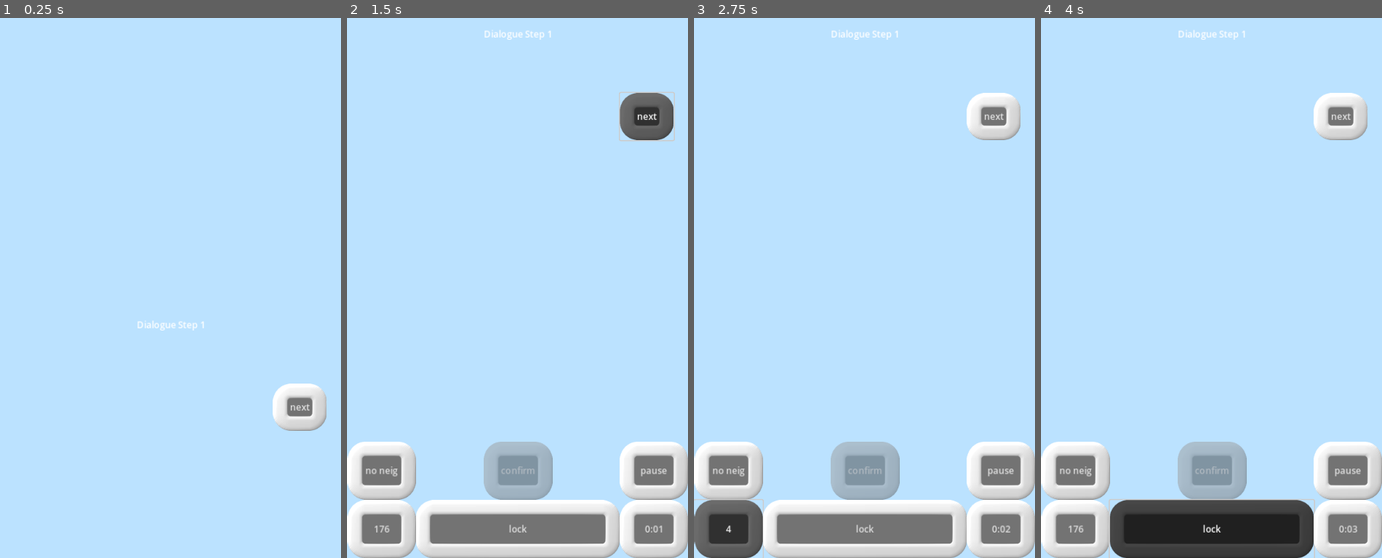
Above: before the commit, frames 1-4 (left to right).
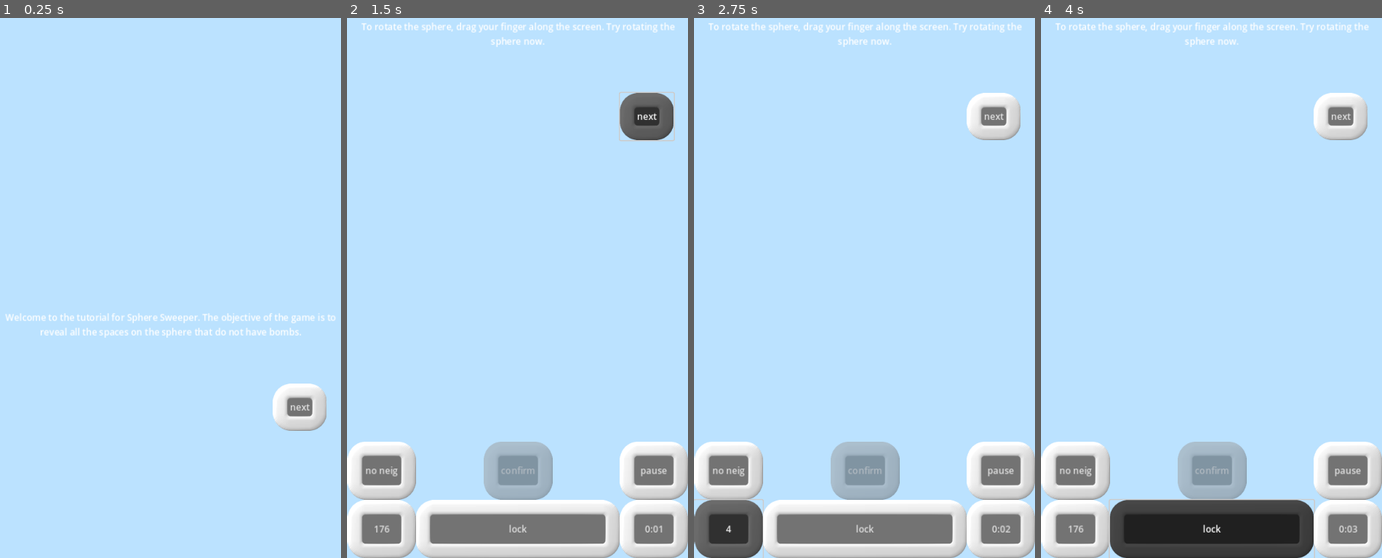
Above: after the commit, the same moments.

Repository: WalynC/sphereSweeperGodot
Game: Godot game, scene res://mainScenes/tutorial.tscn
Same seed, same stepped clock (60 frames per second), same inputs: the game is played once before the commit and once after it. This scene is started directly instead of the project's main scene. Sound files missing from this copy of the repository are replaced by a short silence.
Inputs:
- Up to frame 1 (0.25 s): no input
- Up to frame 2 (1.5 s): click "next" at 0.5 s; click "next" at 1.25 s
- Up to frame 3 (2.75 s): click "176" at 2 s
- Up to frame 4 (4 s): click "4" at 2.75 s; click "lock" at 3.5 s

The runs differ from the first frame. In frame 1, 1.1% of the frame differs, in the area x 1-99%, y 54-60%; in frame 2, 0.7%; in frame 3, 0.7%; in frame 4, 0.7%.

Commit message:
Continues work on tutorial
First steps up to initial board reveal added and working

Diff:
--- a/mainScenes/tutorial.tscn
+++ b/mainScenes/tutorial.tscn
@@ -1,14 +1,15 @@
-[gd_scene load_steps=46 format=3 uid="uid://c3j18nni4wkf7"]
+[gd_scene load_steps=50 format=3 uid="uid://c3j18nni4wkf7"]
 
 [ext_resource type="Script" path="res://scripts/GameManager.gd" id="1_tnfhq"]
 [ext_resource type="Environment" uid="uid://cjlyjiv35f4y3" path="res://environmentNormal.tres" id="2_o1heu"]
-[ext_resource type="Script" path="res://scripts/Controls.gd" id="3_frx3a"]
+[ext_resource type="Script" path="res://scripts/tutorial/TutorialControls.gd" id="3_lnfho"]
 [ext_resource type="Material" uid="uid://b33iutaojgfki" path="res://boardMaterial.tres" id="4_jlrgy"]
 [ext_resource type="Material" uid="uid://dxfngky0b820a" path="res://iconMat.tres" id="5_3gfps"]
 [ext_resource type="Material" uid="uid://bjf7ju8dgqwi1" path="res://glowShader.tres" id="6_et1kc"]
 [ext_resource type="Script" path="res://scripts/GlowSphere.gd" id="7_ojxuq"]
 [ext_resource type="Script" path="res://scripts/SelectIndicator.gd" id="8_d3qi8"]
 [ext_resource type="Texture2D" uid="uid://85dhyno4g68b" path="res://selectEffect.png" id="9_wtc3v"]
+[ext_resource type="Script" path="res://scripts/tutorial/TutorialIndicator.gd" id="10_h2jcx"]
 [ext_resource type="Script" path="res://scripts/Timer.gd" id="10_o8y3b"]
 [ext_resource type="PackedScene" uid="uid://bo5ntnh4m0fh2" path="res://visualThemes/visual_loader.tscn" id="11_2clgv"]
 [ext_resource type="Shader" path="res://uiblur.gdshader" id="12_dvn5q"]
@@ -35,6 +36,9 @@
 [ext_resource type="AudioStream" uid="uid://blx7bqr1tl2xm" path="res://Sounds/wind woosh loop.ogg" id="34_52dg4"]
 [ext_resource type="Script" path="res://scripts/tutorial/TutorialMode.gd" id="35_t3qiy"]
 [ext_resource type="Script" path="res://scripts/tutorial/DialogueStep.gd" id="36_axjuh"]
+[ext_resource type="Script" path="res://scripts/tutorial/RotateStep.gd" id="36_hceoi"]
+[ext_resource type="Script" path="res://scripts/tutorial/ZoomStep.gd" id="37_vms3l"]
+[ext_resource type="Script" path="res://scripts/tutorial/SelectStep.gd" id="38_2x61c"]
 
 [sub_resource type="ArrayMesh" id="ArrayMesh_jt1kb"]
 
@@ -86,7 +90,7 @@
 environment = ExtResource("2_o1heu")
 
 [node name="Controls" type="Node3D" parent="." node_paths=PackedStringArray("gm", "pivot")]
-script = ExtResource("3_frx3a")
+script = ExtResource("3_lnfho")
 gm = NodePath("..")
 pivot = NodePath("../WorldPivot")
 
@@ -138,6 +142,19 @@
 material_override = SubResource("StandardMaterial3D_fihdx")
 mesh = SubResource("ArrayMesh_cy6in")
 
+[node name="TutorialIndicator" type="Node3D" parent="WorldPivot" node_paths=PackedStringArray("inner", "outer")]
+script = ExtResource("10_h2jcx")
+inner = NodePath("inner")
+outer = NodePath("outer")
+
+[node name="inner" type="MeshInstance3D" parent="WorldPivot/TutorialIndicator"]
+material_override = SubResource("StandardMaterial3D_fihdx")
+mesh = SubResource("ArrayMesh_hijw3")
+
+[node name="outer" type="MeshInstance3D" parent="WorldPivot/TutorialIndicator"]
+material_override = SubResource("StandardMaterial3D_fihdx")
+mesh = SubResource("ArrayMesh_cy6in")
+
 [node name="Timer" type="Node" parent="." node_paths=PackedStringArray("gm")]
 script = ExtResource("10_o8y3b")
 gm = NodePath("..")
@@ -202,6 +219,7 @@
 text = "test"
 horizontal_alignment = 1
 vertical_alignment = 1
+autowrap_mode = 2
 
 [node name="Button" type="Button" parent="ControlRoot/game_ui/tutorialBox"]
 layout_mode = 1
@@ -258,9 +276,37 @@
 tutorialStepContainer = NodePath(".")
 instructionsText = NodePath("../ControlRoot/game_ui/tutorialBox/tutorialText")
 
-[node name="DialogueStep" type="Node" parent="Tutorial" node_paths=PackedStringArray("button")]
+[node name="intro" type="Node" parent="Tutorial" node_paths=PackedStringArray("button")]
 script = ExtResource("36_axjuh")
 button = NodePath("../../ControlRoot/game_ui/tutorialBox/Button")
-instructions = "Dialogue Step 1"
+instructions = "Welcome to the tutorial for Sphere Sweeper. The objective of the game is to reveal all the spaces on the sphere that do not have bombs."
+
+[node name="RotateStep" type="Node" parent="Tutorial" node_paths=PackedStringArray("pivot")]
+script = ExtResource("36_hceoi")
+pivot = NodePath("../../WorldPivot")
+instructions = "To rotate the sphere, drag your finger along the screen. Try rotating the sphere now."
+
+[node name="ZoomStep" type="Node" parent="Tutorial" node_paths=PackedStringArray("zoomTarget", "controls")]
+script = ExtResource("37_vms3l")
+zoomTarget = NodePath("../../Camera3D")
+controls = NodePath("../../Controls")
+req = 10.0
+instructions = "To zoom, first touch the screen with two fingers. Moving your fingers closer together will zoom out, and moving them further apart will zoom in. Try zooming in and out now."
+
+[node name="beginExplain" type="Node" parent="Tutorial" node_paths=PackedStringArray("button")]
+script = ExtResource("36_axjuh")
+button = NodePath("../../ControlRoot/game_ui/tutorialBox/Button")
+instructions = "The game begins when you reveal a space. In this tutorial, you will be instructed as to which space to reveal first, but in a normal game you can reveal any space you want."
+
+[node name="SelectStep" type="Node" parent="Tutorial" node_paths=PackedStringArray("controls")]
+script = ExtResource("38_2x61c")
+movesNeeded = Array[int]([110])
+controls = NodePath("../../Controls")
+textVariants = Array[String](["To reveal a space, tap the space. A space has been indicated by a green glow, try revealing that space now. If you cannot see the space, rotate the sphere until you find it.", "To reveal a space, tap the space twice. A space has been indicated by a green glow, try revealing that space now. If you cannot see the space, rotate the sphere until you find it.", "To reveal a space, first tap the space you want to reveal, then press the Confirm button on the screen. A space has been indicated by a green glow, try revealing that space now. If you cannot see the space, rotate the sphere until you find it."])
+
+[node name="revealExplain" type="Node" parent="Tutorial" node_paths=PackedStringArray("button")]
+script = ExtResource("36_axjuh")
+button = NodePath("../../ControlRoot/game_ui/tutorialBox/Button")
+instructions = "When you reveal a space, the amount of bombs hidden around that space will be displayed. If there are no bombs nearby, all of the spaces neighboring it will be revealed!"
 
 [connection signal="again_button" from="ControlRoot/win_screen" to="." method="reset_game"]
--- a/scripts/Controls.gd
+++ b/scripts/Controls.gd
@@ -4,7 +4,6 @@
 
 @export var gm: Node3D
 @export var pivot: Node3D
-@export var confirmButton: CanvasItem
 
 var cam
 var touch_points = {}
@@ -19,6 +18,9 @@
 
 var triangleHit = -1
 var previousTriangleHit = -1
+
+var minZoom = 10
+var maxZoom = 150
 
 var flag = false
 var neighborSelect = 0
@@ -45,7 +47,7 @@
 	if Input.is_action_pressed("scroll_down"): cam.fov -=1
 	if Input.is_action_pressed("scroll_up"): cam.fov +=1
 	rotated = false
-	cam.fov = clamp(cam.fov, 10, 150)
+	cam.fov = clamp(cam.fov, minZoom, maxZoom)
 
 func _unhandled_input(event):
 	if event is InputEventScreenTouch:
@@ -89,7 +91,7 @@
 		var curDist = touch_point_positions[0].distance_to(touch_point_positions[1])
 		var zoom_factor = start_distance/curDist
 		var fov = start_zoom/zoom_factor
-		fov = clamp(fov, 10, 150)
+		fov = clamp(fov, minZoom, maxZoom)
 		cam.fov = fov
 
 func CompleteTap():
--- a/scripts/tutorial/RotateStep.gd
+++ b/scripts/tutorial/RotateStep.gd
@@ -2,7 +2,7 @@
 class_name RotateStep
 
 @export var pivot : Node3D
-var angleReq = 45.0
+@export var angleReq : int = 60
 var initial : Quaternion
 
 func Begin():
--- a/scripts/tutorial/SelectStep.gd
+++ b/scripts/tutorial/SelectStep.gd
@@ -8,9 +8,9 @@
 func Begin():
 	controls.allowSelect = true
 	controls.selectStep = self
-	#turn on glow if needed
+	#turn on button glow if needed
 	for i in movesNeeded:
-		pass #indicate tutorial spaces
+		TutorialIndicator.tutorialInst.Indicate(GameManager.instance.board.triangles[i])
 
 func Check():
 	if movesNeeded.size() == 0: End()
@@ -20,7 +20,7 @@
 	controls.selectStep = null
 	#activate timer if timer is not on
 	#turn off glow if needed
-	#end tutorial indicator
+	TutorialIndicator.tutorialInst.EndIndicate()
 	super.End()
 
 func GetText():
--- a/scripts/tutorial/TutorialControls.gd
+++ b/scripts/tutorial/TutorialControls.gd
@@ -5,6 +5,8 @@
 var allowSelect = true
 var selectStep = null
 var tapStep = null
+
+@export var test : int
 
 func handle_touch(event: InputEventScreenTouch):
 	if event.pressed:
@@ -20,12 +22,12 @@
 		if (allowSelect):
 			var endHit = GetTriangleHit(event.position)
 			if (triangleHit == endHit):
-				if (selectStep != null && selectStep.movesNeeded.contains(triangleHit)):
+				if (selectStep != null && selectStep.movesNeeded.has(triangleHit)):
 					CompleteTap()
-				elif (tapStep != null && tapStep.movesNeeded.contains(triangleHit)):
-					tapStep.movesNeeded.Remove(triangleHit)
+				elif (tapStep != null && tapStep.movesNeeded.has(triangleHit)):
+					tapStep.movesNeeded.erase(triangleHit)
 					tapStep.Check()
-
+					VisualTheme.instance.buttonPress.play()
 			touch_points.erase(event.index)
 
 	if touch_points.size() == 2:
@@ -40,6 +42,8 @@
 	GameManager.instance.glowMesh.Add(GameManager.instance.board.triangles[triangleHit], {GameManager.instance.board.triangles[triangleHit]:null})
 	if flag:
 		Flag()
+		selectStep.movesNeeded.erase(triangleHit) #we are on a flag step, so remove flag
+		selectStep.Check()
 		VisualTheme.instance.buttonPress.play()
 	else:
 		SelectIndicator.inst.EndIndicate()
@@ -64,4 +68,6 @@
 	if (triangleHit == -1): return
 	Select()
 	previousTriangleHit = -1
+	selectStep.movesNeeded.erase(triangleHit)
+	selectStep.Check()
 	SelectIndicator.inst.EndIndicate()
--- a/scripts/tutorial/TutorialIndicator.gd
+++ b/scripts/tutorial/TutorialIndicator.gd
@@ -1,2 +1,25 @@
 extends SelectIndicator
 class_name TutorialIndicator
+
+static var tutorialInst
+
+func _ready():
+	tutorialInst = self
+	innerArrays = []
+	innerArrays.resize(Mesh.ARRAY_MAX)
+	outerArrays = []
+	outerArrays.resize(Mesh.ARRAY_MAX)
+	var uvs : PackedVector2Array
+	uvs.resize(36)
+	for i in range(0,6):
+		uvs[0 + (6 * i)] = Vector2(0, 1);
+		uvs[1 + (6 * i)] = Vector2(1, 1);
+		uvs[2 + (6 * i)] = Vector2(0, 0);
+		uvs[3 + (6 * i)] = Vector2(0, 0);
+		uvs[4 + (6 * i)] = Vector2(1, 1);
+		uvs[5 + (6 * i)] = Vector2(1, 0)
+	var tris : PackedInt32Array
+	tris.resize(36)
+	for i in range(0,36): tris[i]=i
+	innerArrays[Mesh.ARRAY_TEX_UV] = uvs
+	innerArrays[Mesh.ARRAY_INDEX] = tris
--- a/scripts/tutorial/ZoomStep.gd
+++ b/scripts/tutorial/ZoomStep.gd
@@ -8,7 +8,7 @@
 var inReq
 var zoomedIn = false
 var zoomedOut = false
-var req = 3.0
+@export var req : float = 3.0
 
 func Begin():
 	checkUpdate = true
@@ -17,6 +17,6 @@
 	inReq = clampf(start - req, controls.minZoom, controls.maxZoom)
 
 func Check():
-	zoomedOut |= zoomTarget.fov <= inReq
-	zoomedIn |= zoomTarget.fov >= outReq
+	zoomedIn = zoomedIn || (zoomTarget.fov <= inReq)
+	zoomedOut = zoomedOut || (zoomTarget.fov >= outReq)
 	if (zoomedOut && zoomedIn): End()
